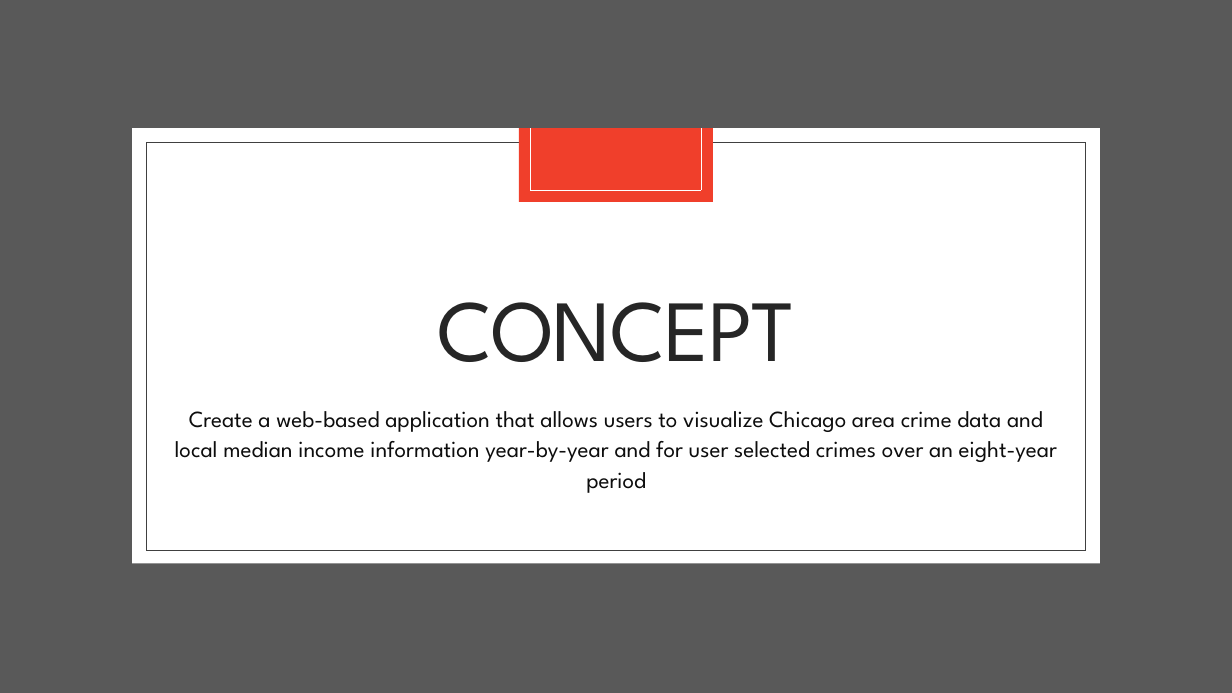
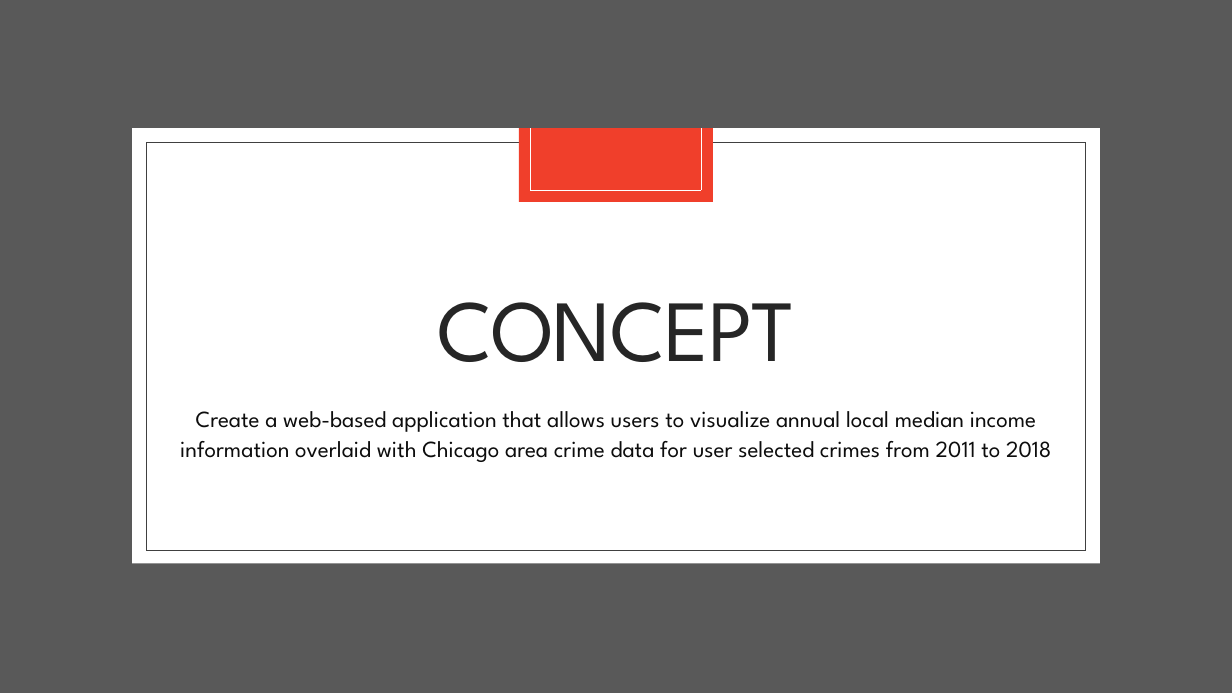
Before and after one commit to bsitati/Comparing-Annual-Median-Income-and-Annual-Crimes-in-Chicago, a slide deck: slide 3 of Files/Project_II.pptx. Drawn at 1232x693 pixels with LibreOffice and Linux fonts; fonts in the diff are those of the drawing. Boxes give left, top, right and bottom in pixels: in the first picture for what was removed or moved away, otherwise in the second. Text is boxed around its words. In the diff, an @@ line names an element or a change of style, - is before the commit and + after.

```diff
--- a/Files/Project_II.pptx
+++ b/Files/Project_II.pptx
@@ text at <box>180,411,1051,462</box>: text changed @@
-Create a web-based application that allows users to visualize Chicago area crime data and local median income information year-by-year and for user selected crimes over an eight-year period
+Create a web-based application that allows users to visualize annual local median income information overlaid with Chicago area crime data for user selected crimes from 2011 to 2018
```
Also in this commit, not shown: 7 other slides changed, 1 slide added.
